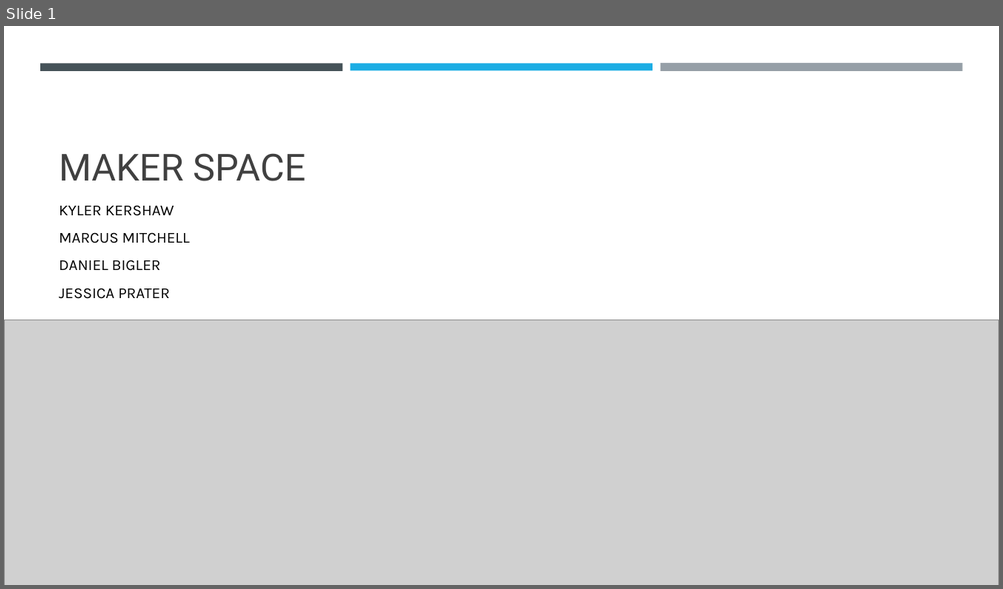
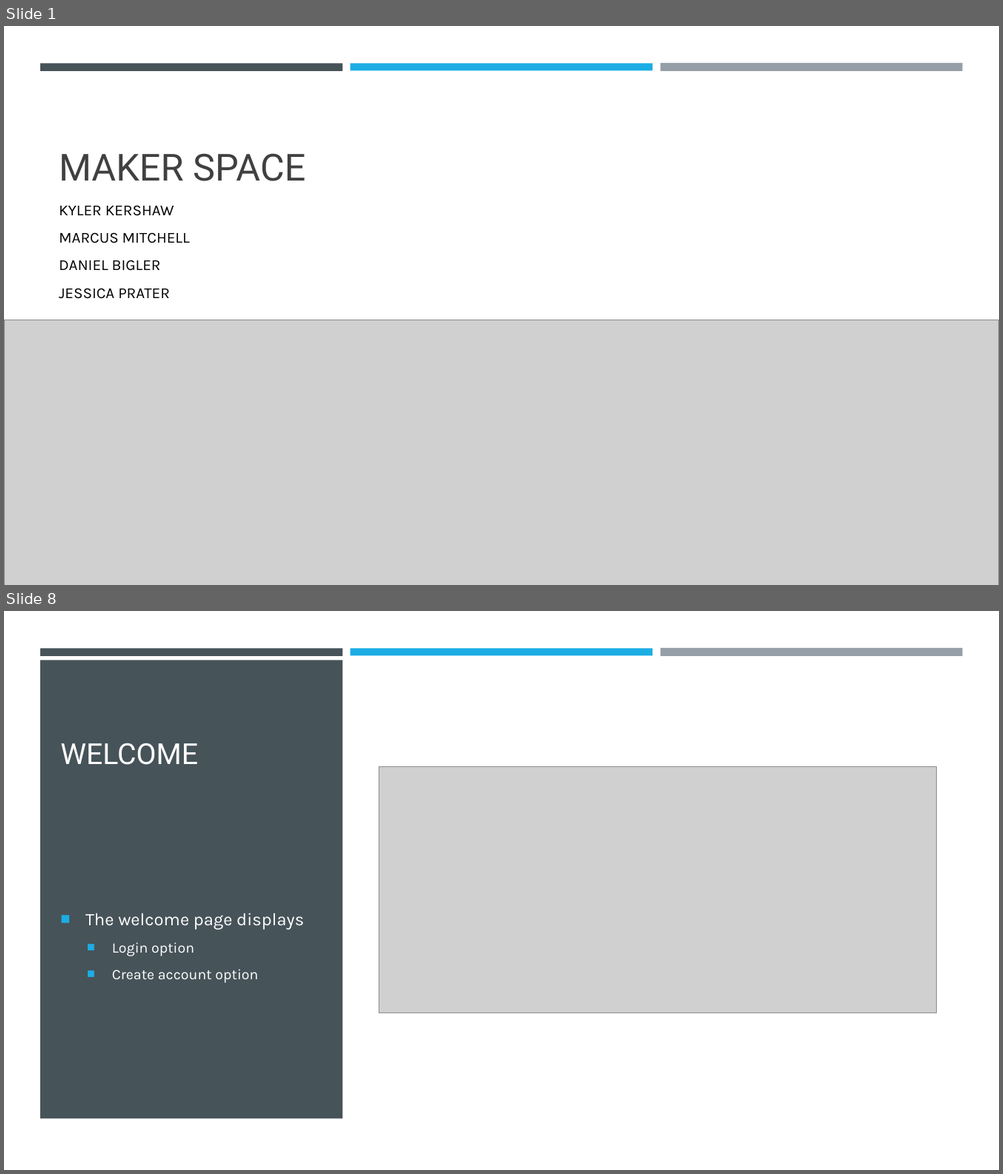
Before and after one commit to KershawK5646/CapstoneProject, a slide deck: Design Docs/Maker Space.pptx. Shown one above the other, each under a label of ours: slide 1 before the commit, slides 1 and 8 after it; the slides between them are not shown. The pictures are 1003x589 and 1003x1174 pixels, drawn with LibreOffice and Linux fonts; fonts in the diff are those of the drawing; grey boxes stand for pictures. Boxes give left, top, right and bottom in pixels: in the first picture for what was removed or moved away, otherwise in the second. Text is boxed around its words. In the diff, an @@ line names an element or a change of style, - is before the commit and + after.

Commit message:
Update Maker Space.pptx
Maker Space powerpoint now has screenshots

```diff
--- a/Design Docs/Maker Space.pptx
+++ b/Design Docs/Maker Space.pptx
@@ slide 8 added at <box>4,611,999,1170</box>, background #000000 @@
@@ rectangle added at <box>4,611,999,1170</box>, fill #FFFFFF @@
@@ rectangle added at <box>40,648,343,655</box>, fill #465359 @@
@@ rectangle added at <box>350,648,652,655</box>, fill #1CADE4 @@
@@ rectangle added at <box>660,648,962,657</box>, fill #969FA7 @@
@@ rectangle added at <box>40,661,342,1119</box>, fill #465359 @@
@@ title added at <box>60,743,198,765</box>, 28 pt, text #FFFFFF @@
+WELCOME
@@ picture added at <box>378,767,936,1014</box> @@
@@ text added at <box>85,913,304,983</box>, 14 pt, text #FFFFFF @@
+■ The welcome page displays
+  ■ Login option
+  ■ Create account option
```
Also in this commit, not shown: 12 slides changed, 2 other slides added, 1 slide removed.
